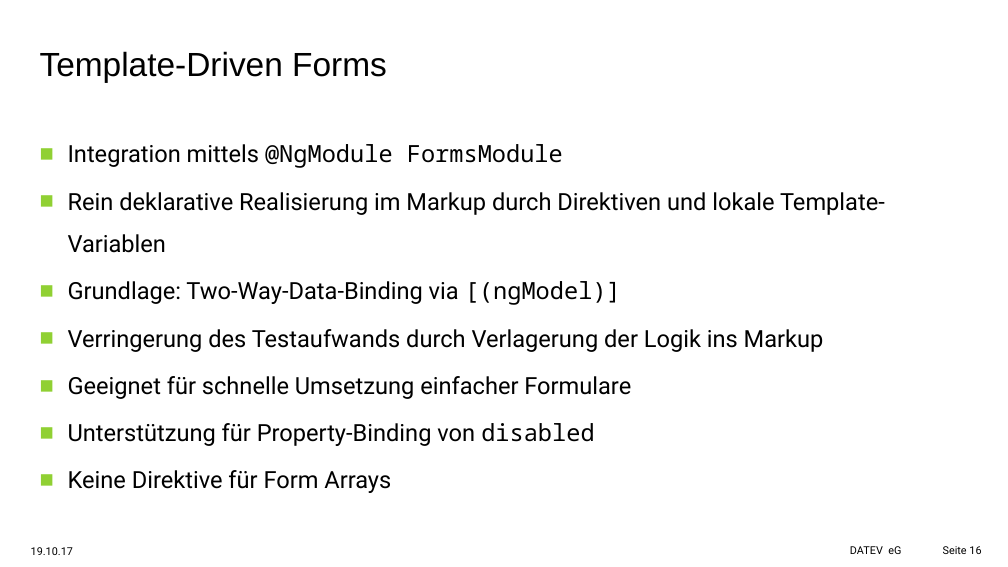
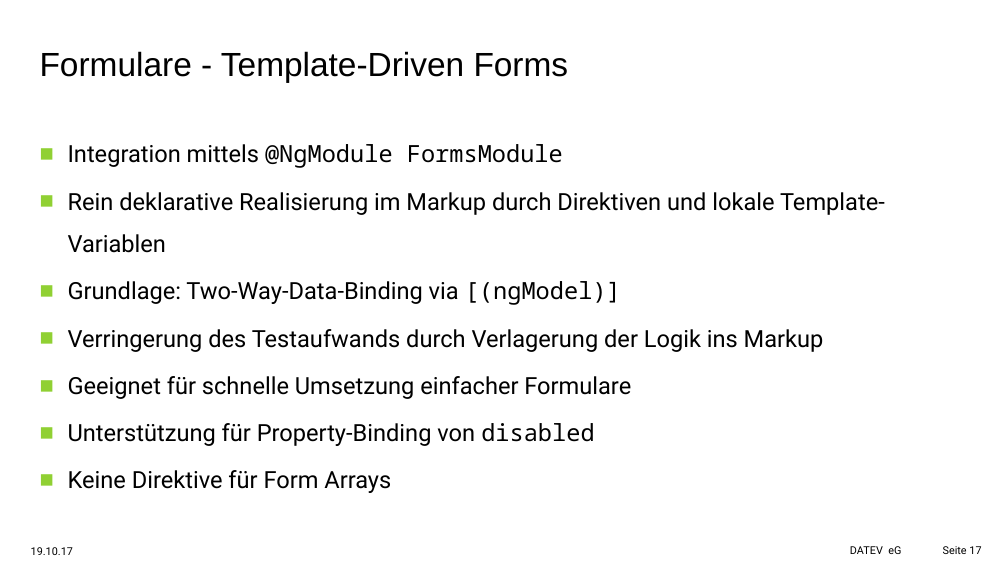
Before and after one commit to aawada78/angular-workshop, a slide deck: slide 17 of docs/Angular-Workshop-20.10.pptx (slide 16 before the commit). Drawn at 1008x567 pixels with LibreOffice and Linux fonts; fonts in the diff are those of the drawing; background and template pictures are left out. Boxes give left, top, right and bottom in pixels: in the first picture for what was removed or moved away, otherwise in the second. Text is boxed around its words. In the diff, an @@ line names an element or a change of style, - is before the commit and + after.

```diff
--- a/docs/Angular-Workshop-20.10.pptx
+++ b/docs/Angular-Workshop-20.10.pptx
@@ title at [40, 51, 569, 82]: text changed @@
-Template-Driven Forms
+Formulare - Template-Driven Forms
@@ page number at [943, 546, 981, 554]: text changed @@
-Seite 16
+Seite 17
```
Also in this commit, not shown: 11 other slides changed, 3 slides added, 6 other files.
